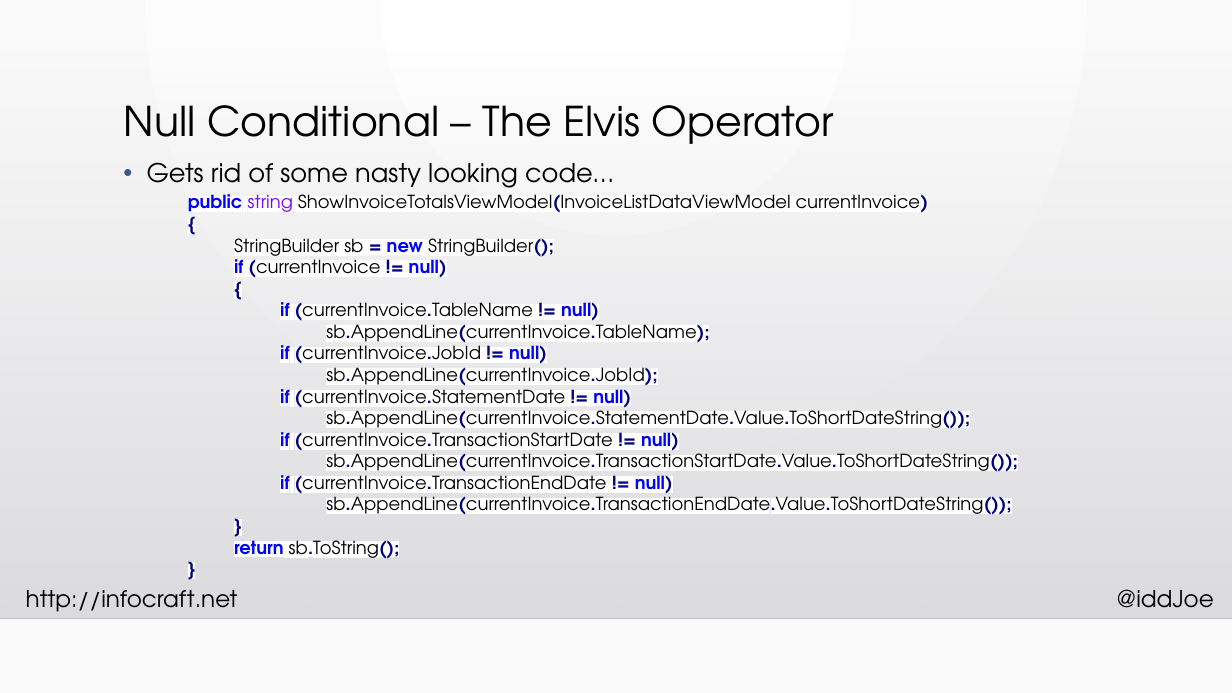
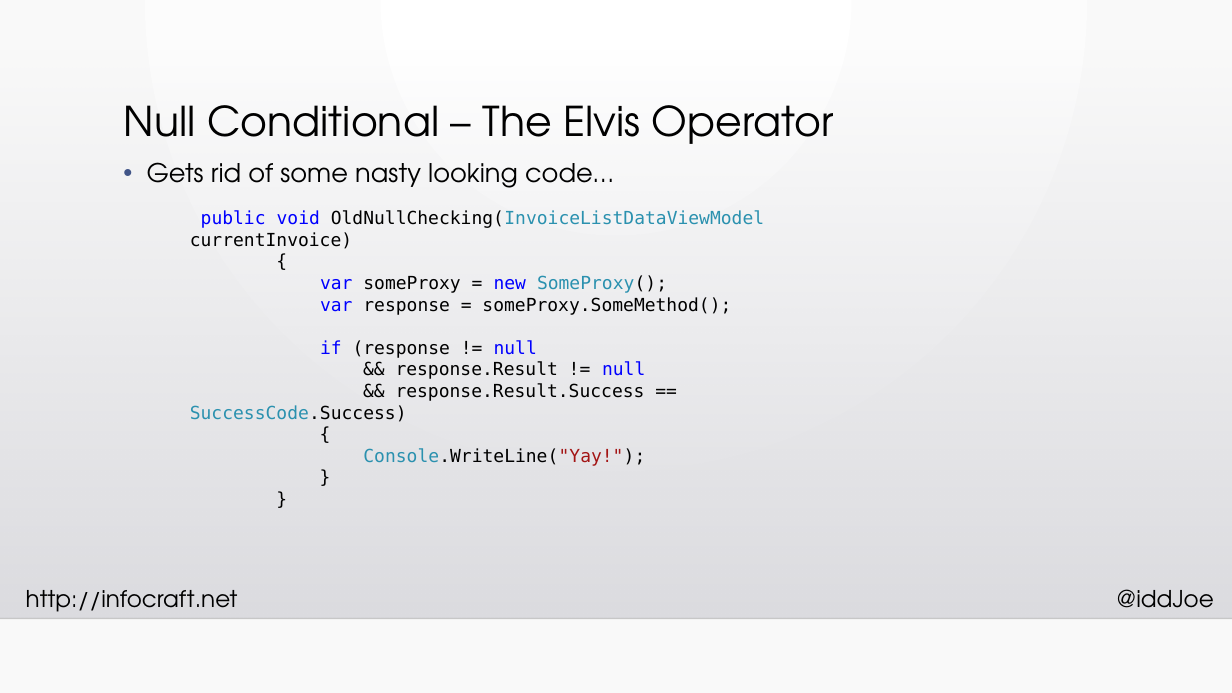
Before and after one commit to InfoCraftDotNet/CSharp-6-New-Language-Features, a slide deck: slide 11 of Slides/CSharp-6-New-Language-Features.pptx (slide 10 before the commit). Drawn at 1232x693 pixels with LibreOffice and Linux fonts; fonts in the diff are those of the drawing; background and template pictures are left out. Boxes give left, top, right and bottom in pixels: in the first picture for what was removed or moved away, otherwise in the second. Text is boxed around its words. In the diff, an @@ line names an element or a change of style, - is before the commit and + after.

```diff
--- a/Slides/CSharp-6-New-Language-Features.pptx
+++ b/Slides/CSharp-6-New-Language-Features.pptx
@@ text "public void OldNullChecking(InvoiceListDataViewModel current ...": place and size @@
-text "public void OldNullChecking(InvoiceListDataViewModel current ..." at box(188, 194, 1018, 559)
+text "public void OldNullChecking(InvoiceListDataViewModel current ..." at box(190, 210, 764, 466)
@@ text "public void OldNullChecking(InvoiceListDataViewModel current ..." at box(190, 210, 764, 466): font TeX Gyre Adventor to DejaVu Sans Mono, text colour #000080 to #000000, highlight #FFFFFF to none, bold off in "{", "{", "}", "}" @@
@@ text at box(190, 210, 764, 249): text changed; font TeX Gyre Adventor to DejaVu Sans Mono @@
-public string ShowInvoiceTotalsViewModel(InvoiceListDataViewModel currentInvoice)
+public void OldNullChecking(InvoiceListDataViewModel currentInvoice)
@@ text at box(190, 275, 731, 422): text changed; font TeX Gyre Adventor to DejaVu Sans Mono @@
-StringBuilder sb = new StringBuilder();
-if (currentInvoice != null)
+var someProxy = new SomeProxy();
+var response = someProxy.SomeMethod();
+if (response != null
+&& response.Result != null
+&& response.Result.Success == SuccessCode.Success)
@@ text at box(363, 448, 645, 466): text changed; font TeX Gyre Adventor to DejaVu Sans Mono @@
-if (currentInvoice.TableName != null)
-sb.AppendLine(currentInvoice.TableName);
-if (currentInvoice.JobId != null)
-sb.AppendLine(currentInvoice.JobId);
-if (currentInvoice.StatementDate != null)
-sb.AppendLine(currentInvoice.StatementDate.Value.ToShortDateString());
-if (currentInvoice.TransactionStartDate != null)
-sb.AppendLine(currentInvoice.TransactionStartDate.Value.ToShortDateString());
-if (currentInvoice.TransactionEndDate != null)
-sb.AppendLine(currentInvoice.TransactionEndDate.Value.ToShortDateString());
+Console.WriteLine("Yay!");
@@ text at box(234, 534, 400, 559): paragraph removed @@
-return sb.ToString();
```
Also in this commit, not shown: 4 other slides changed, 3 slides added, 2 slides removed, 5 other files.
